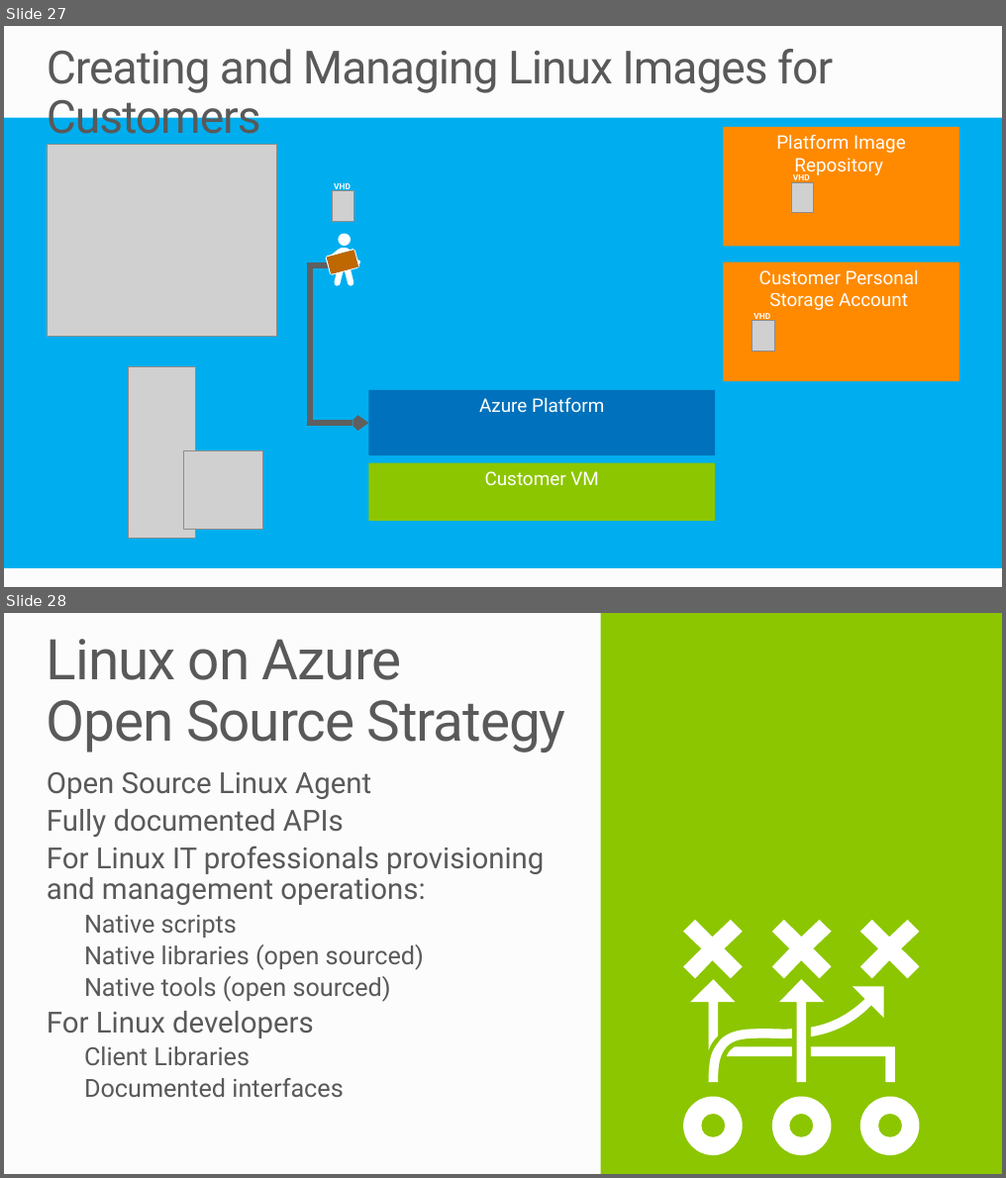
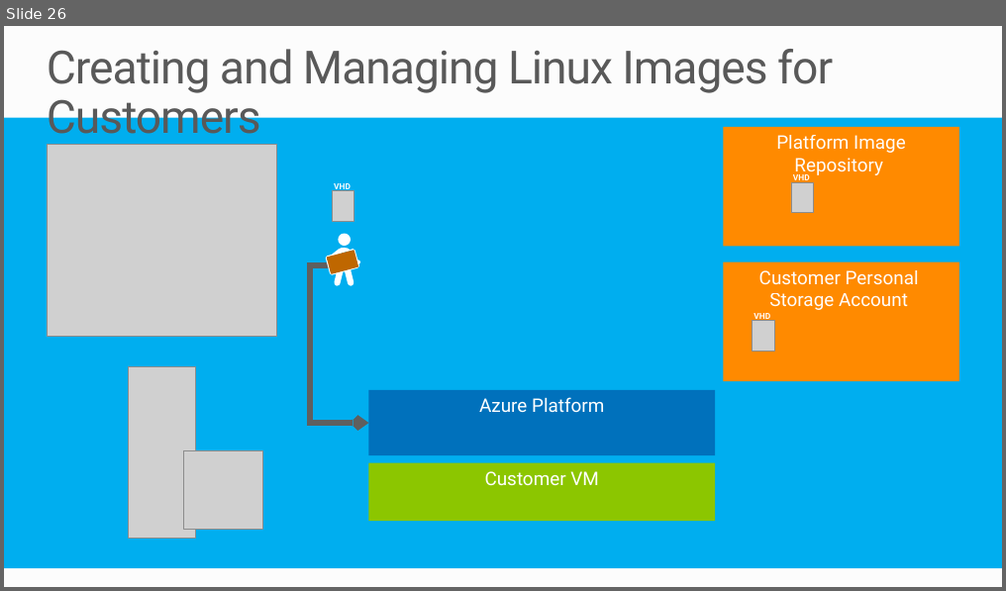
Before and after one commit to Microsoft-TrainingKits/PRESENTATION-LinuxVirtualMachines, a slide deck: LinuxVirtualMachines.pptx. Shown one above the other, each under a label of ours: slides 27 and 28 before the commit, slide 26 after it. The pictures are 1006x1178 and 1006x591 pixels, drawn with LibreOffice and Linux fonts; fonts in the diff are those of the drawing; grey boxes stand for pictures; background and template pictures are left out. Boxes give left, top, right and bottom in pixels: in the first picture for what was removed or moved away, otherwise in the second. Text is boxed around its words. In the diff, an @@ line names an element or a change of style, - is before the commit and + after.

```diff
--- a/LinuxVirtualMachines.pptx
+++ b/LinuxVirtualMachines.pptx
@@ slide 28 removed at [4,613,1002,1174], background #FCFCFC @@
@@ title removed at [47,639,566,753] @@
-Linux on Azure
-Open Source Strategy
@@ rectangle removed at [601,613,1002,1174] @@
@@ text removed at [47,772,544,1097] @@
-Open Source Linux Agent
-Fully documented APIs
-For Linux IT professionals provisioning and management operations:
-  Native scripts
-  Native libraries (open sourced)
-  Native tools (open sourced)
-For Linux developers
-  Client Libraries
-  Documented interfaces
@@ freeform shape removed at [683,920,919,1156] @@
@@ what was slide 27 is now slide 26 @@
```
Also in this commit, not shown: 1 slide changed.
